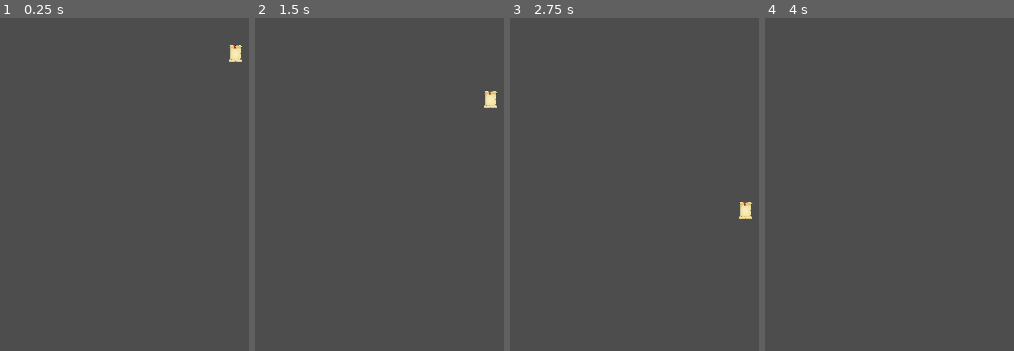
Above: before the commit, frames 1-4 (left to right).
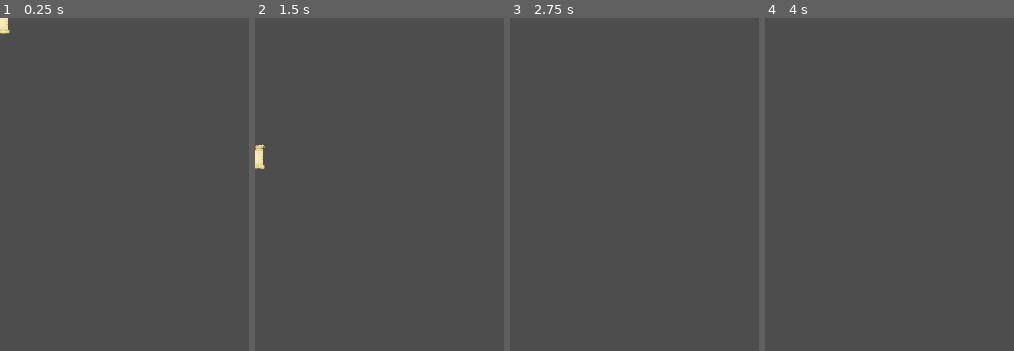
Above: after the commit, the same moments.

Repository: volkanogretmen/itp-godot-funovation
Game: Godot game, scene res://scenes/document.tscn
The game is run twice, just before and just after one commit, with the same random seed, the same clock (stepped at 60 frames per second) and the same inputs. This scene is started directly instead of the project's main scene.
Inputs:
- Up to frame 1 (0.25 s): no input
- Up to frame 2 (1.5 s): hold Right (move_right) from 0.53 s (still down); tap Space (jump) at 0.77 s
- Up to frame 3 (2.75 s): tap Space (jump) at 1.52 s; release Right (move_right) at 2.03 s; hold Left (move_left) from 2.03 s (still down)
- Up to frame 4 (4 s): release Left (move_left) at 2.78 s; hold Right (move_right) from 2.78 s (still down); tap Space (jump) at 3.02, 3.77 s

The runs differ from the first frame. In frame 1, 0.4% of the frame differs, in the area x 0-98%, y 0-14%; in frame 2, 0.5%, in the area x 0-98%, y 21-46%; in frame 3, 0.2%; in frame 4, nothing differs.

Commit message:
resolved conflicts

Diff:
--- a/Scenes/player.tscn
+++ b/Scenes/player.tscn
@@ -70,6 +70,7 @@
 radius = 63.0079
 
 [node name="Player" type="CharacterBody2D"]
+collision_layer = 2
 script = ExtResource("1_hadjs")
 
 [node name="AnimatedSprite2D" type="AnimatedSprite2D" parent="."]
--- a/project.godot
+++ b/project.godot
@@ -12,7 +12,7 @@
 
 config/name="Itp-godot-funovation"
 run/main_scene="res://scenes/game.tscn"
-config/features=PackedStringArray("4.1", "Forward Plus")
+config/features=PackedStringArray("4.2", "Forward Plus")
 config/icon="res://icon.svg"
 
 [display]
--- a/scenes/document.tscn
+++ b/scenes/document.tscn
@@ -1,19 +1,22 @@
-[gd_scene load_steps=4 format=3 uid="uid://dnupid0tqus2t"]
+[gd_scene load_steps=4 format=3 uid="uid://dnnrjkr14agma"]
 
 [ext_resource type="Texture2D" uid="uid://48pqr6us0e8f" path="res://images/medium.png" id="1_k4fyk"]
 [ext_resource type="Script" path="res://scripts/document.gd" id="2_bqtr2"]
 
-[sub_resource type="RectangleShape2D" id="RectangleShape2D_d1icc"]
-size = Vector2(1131.06, 1430.46)
+[sub_resource type="RectangleShape2D" id="RectangleShape2D_m2oqi"]
+size = Vector2(44, 62)
 
-[node name="Document" type="Sprite2D"]
-position = Vector2(566, 82)
-scale = Vector2(0.0300603, 0.0300603)
-texture = ExtResource("1_k4fyk")
+[node name="Document" type="Area2D"]
+collision_mask = 2
 script = ExtResource("2_bqtr2")
 
-[node name="StaticBody2D" type="StaticBody2D" parent="."]
+[node name="Sprite2D" type="Sprite2D" parent="."]
+position = Vector2(1, -1)
+scale = Vector2(0.0426532, 0.0426532)
+texture = ExtResource("1_k4fyk")
 
-[node name="CollisionShape2D" type="CollisionShape2D" parent="StaticBody2D"]
-position = Vector2(33.2715, 0)
-shape = SubResource("RectangleShape2D_d1icc")
+[node name="CollisionShape2D" type="CollisionShape2D" parent="."]
+position = Vector2(1, -1)
+shape = SubResource("RectangleShape2D_m2oqi")
+
+[connection signal="body_entered" from="." to="." method="_on_body_entered"]
--- a/scenes/game.tscn
+++ b/scenes/game.tscn
@@ -1,9 +1,8 @@
-[gd_scene load_steps=6 format=3 uid="uid://dbl4rxux1bp4b"]
+[gd_scene load_steps=5 format=3 uid="uid://dbl4rxux1bp4b"]
 
-[ext_resource type="PackedScene" uid="uid://dylpg8vxeay4i" path="res://scenes/player.tscn" id="1_iestt"]
+[ext_resource type="PackedScene" uid="uid://dylpg8vxeay4i" path="res://Scenes/player.tscn" id="1_iestt"]
 [ext_resource type="Texture2D" uid="uid://chkqhaivphbeo" path="res://images/background2.jpeg" id="1_k3ecp"]
-[ext_resource type="Script" path="res://scripts/game_manager.gd" id="1_wngho"]
-[ext_resource type="PackedScene" uid="uid://bpcg7hxkydfxv" path="res://scenes/spawner.tscn" id="4_muhjr"]
+[ext_resource type="PackedScene" uid="uid://bpcg7hxkydfxv" path="res://Scenes/spawner.tscn" id="4_muhjr"]
 
 [sub_resource type="WorldBoundaryShape2D" id="WorldBoundaryShape2D_eb3pg"]
 
--- a/scripts/document.gd
+++ b/scripts/document.gd
@@ -1,7 +1,4 @@
-extends Sprite2D
-
-# Gravity force applied to the Area2D
-var gravity = 100.0
+extends Area2D
 
 # Velocity of the Area2D
 var velocity = Vector2()
@@ -12,7 +9,12 @@
 
 func _process(delta):
 	# Apply gravity to the velocity
-	velocity.y += gravity * delta
+	velocity.y += gravity * delta * 0.3
 
 	# Move the Area2D
 	position += velocity * delta
+
+
+func _on_body_entered(body):
+	print('ha')
+	queue_free()
